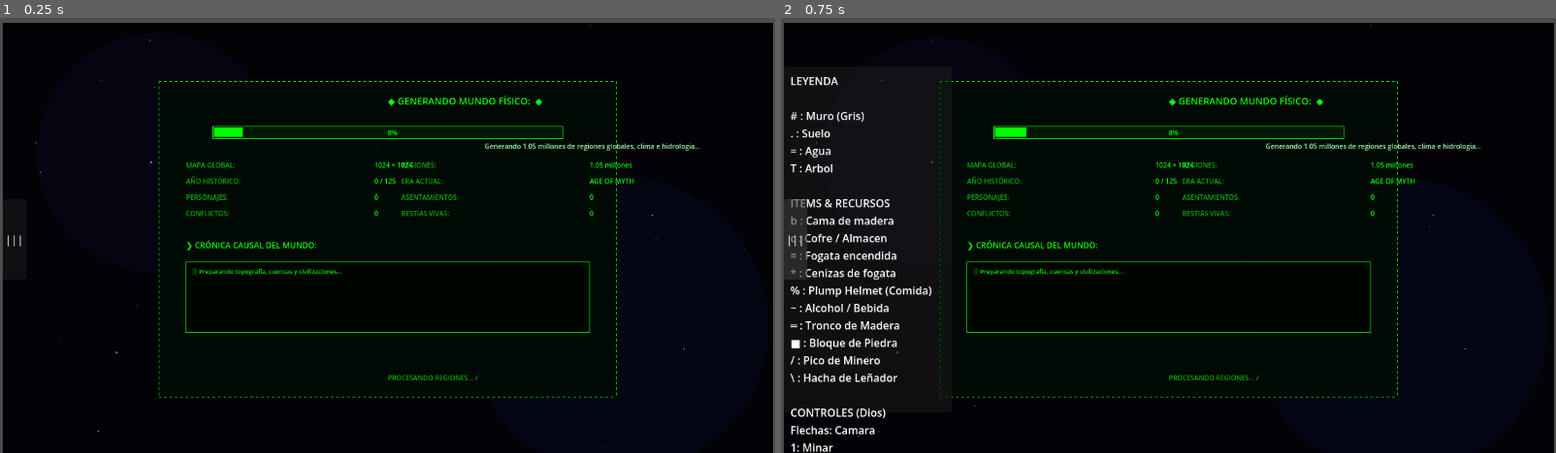
Above: before the commit, frames 1-2 (left to right).
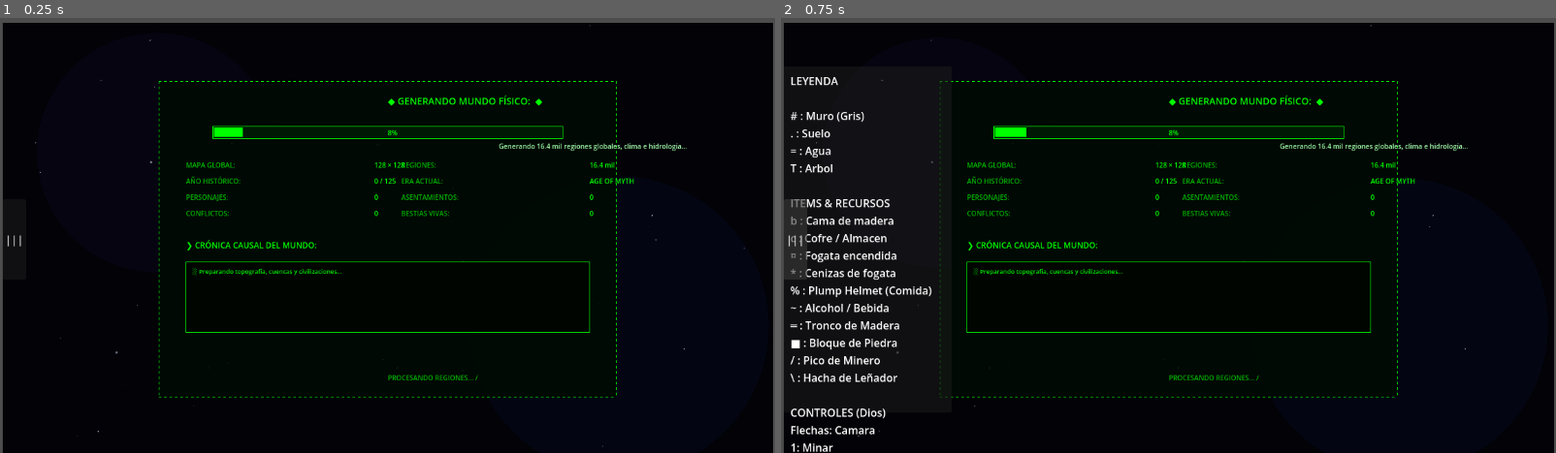
Above: after the commit, the same moments.

Repository: nazzurro12/Bigli-
Game: Godot game, scene res://test_df_jobs.tscn
Same seed, same stepped clock (60 frames per second), same inputs: the game is played once before the commit and once after it. This scene is started directly instead of the project's main scene.
Inputs:
- Up to frame 1 (0.25 s): no input
- Up to frame 2 (0.75 s): click "|||" at 0.5 s

The runs differ from the first frame. In frame 1, 0.3% of the frame differs, in the area x 48-91%, y 28-35%; in frame 2, 0.3%.

Commit message:
Use a small deterministic world in regression tests

Diff:
--- a/test_df_jobs.gd
+++ b/test_df_jobs.gd
@@ -7,7 +7,7 @@
 const GENERATING_WORLD := 1
 const PLAYING := 5
 const LOADING_PLAYING := 6
-const MAX_GENERATION_FRAMES := 1800
+const MAX_GENERATION_FRAMES := 18000
 const MAX_SIMULATION_FRAMES := 2400
 const TEST_SAVE_SLOT := 99
 
@@ -45,6 +45,7 @@
 		"WAITING_SETTINGS":
 			if state == SETTINGS_MENU:
 				_game_main.generation_seed = 424242
+				_game_main.setting_size = 0
 				_game_main.set_meta("quick_start_pending", true)
 				_game_main.current_state = GENERATING_WORLD
 				_change_phase("GENERATING")
